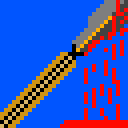
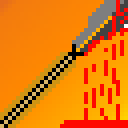
Two versions of the same layered image (128×128). Layer-by-layer changes:
added layer "Gradient-Background2" above "Gradient-Background" over box(0, 0, 128, 128)
hid "TransTest" over box(0, 0, 128, 128)
